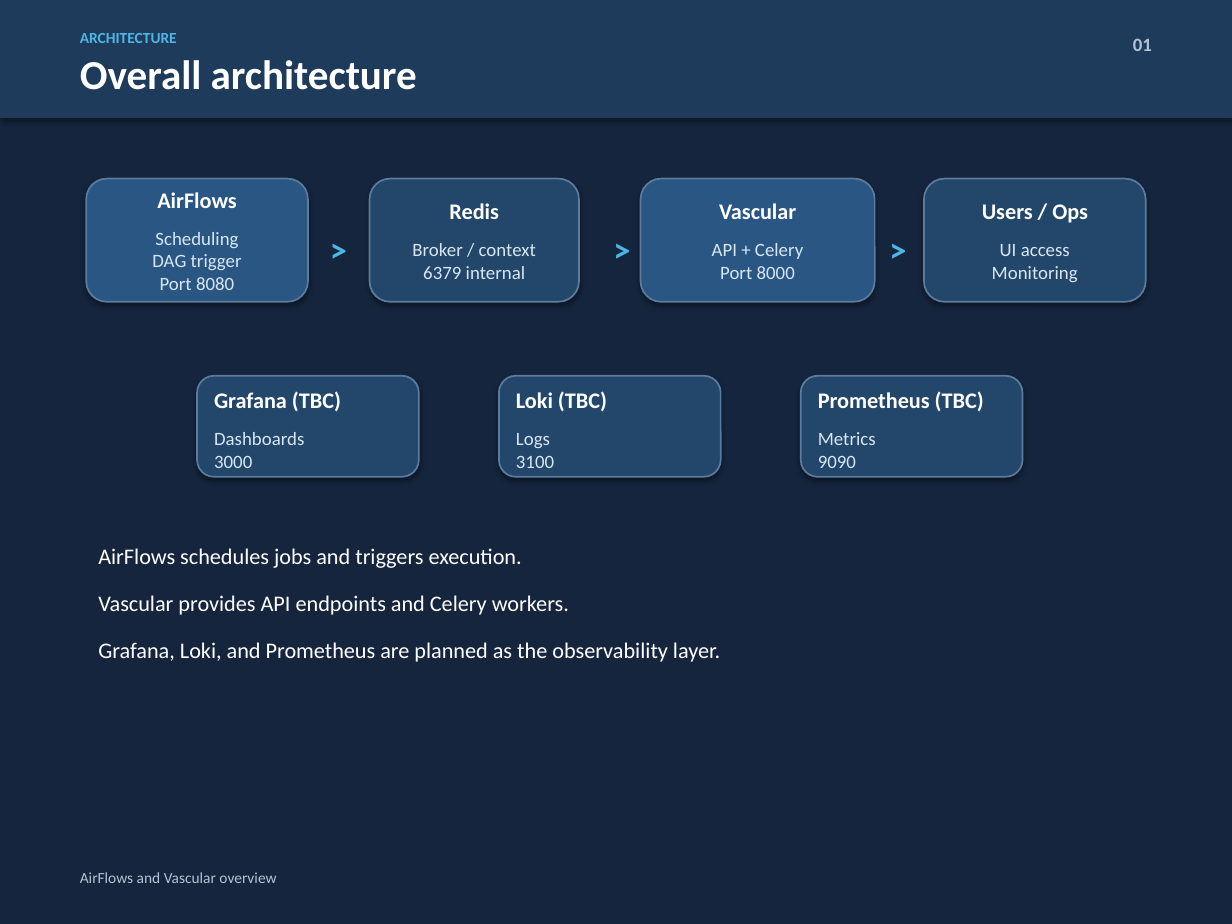
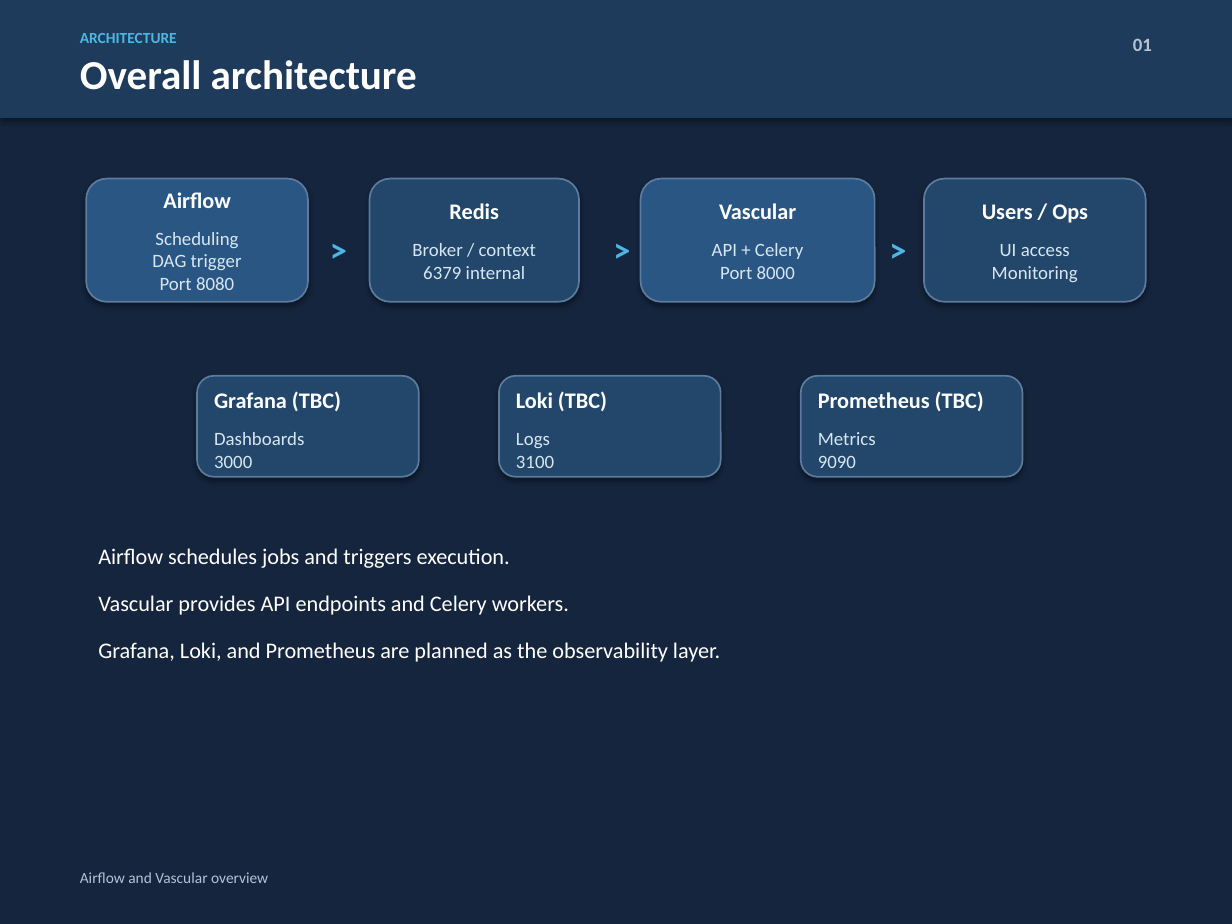
Before and after one commit to zipluxsky/vas, a slide deck: slide 2 of docs/Airflow_Vascular_Intro.pptx. Drawn at 1232x924 pixels with LibreOffice and Linux fonts; fonts in the diff are those of the drawing. Boxes give left, top, right and bottom in pixels: in the first picture for what was removed or moved away, otherwise in the second. Text is boxed around its words. In the diff, an @@ line names an element or a change of style, - is before the commit and + after.

```diff
--- a/docs/Airflow_Vascular_Intro.pptx
+++ b/docs/Airflow_Vascular_Intro.pptx
@@ text in rounded rectangle at [163, 192, 231, 208]: text changed @@
-AirFlows
+Airflow
@@ text at [98, 548, 510, 568]: text changed @@
-AirFlows schedules jobs and triggers execution.
+Airflow schedules jobs and triggers execution.
@@ text at [80, 872, 268, 883]: text changed @@
-AirFlows and Vascular overview
+Airflow and Vascular overview
```
Also in this commit, not shown: 10 other slides changed, 2 slides added.
